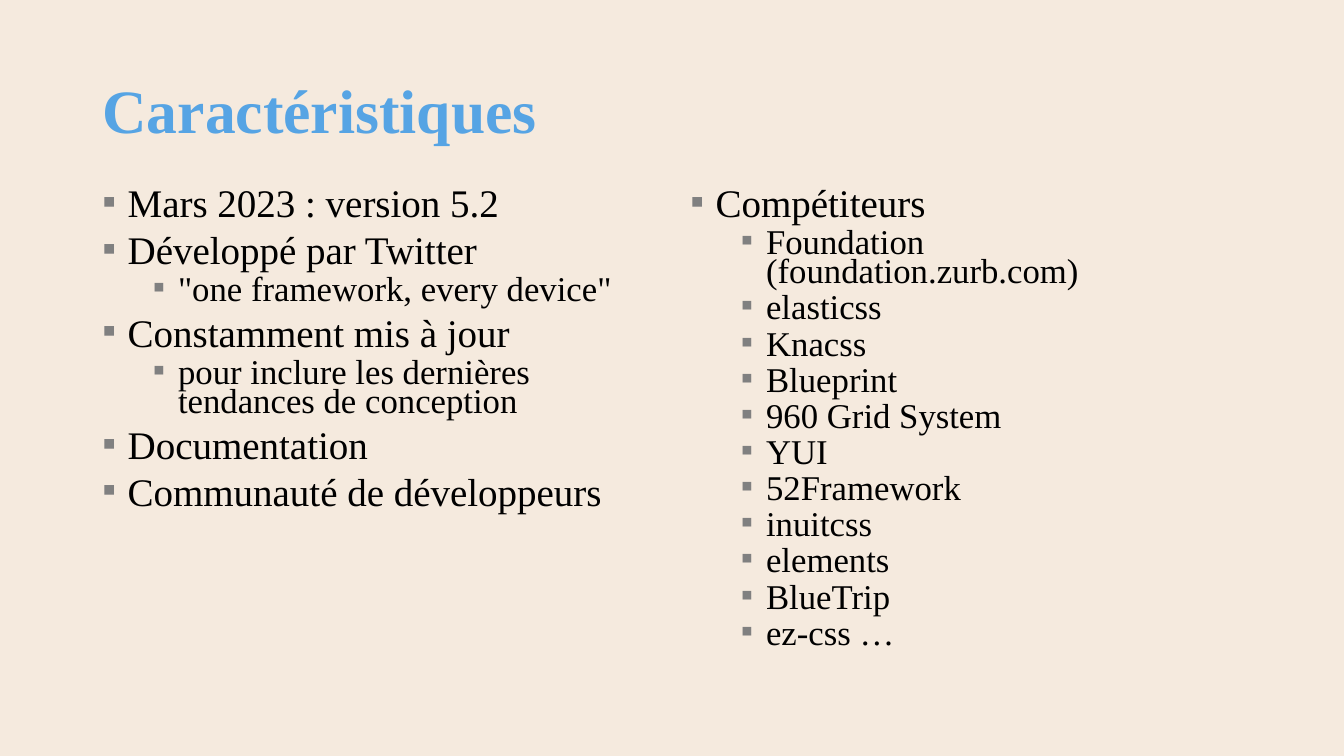
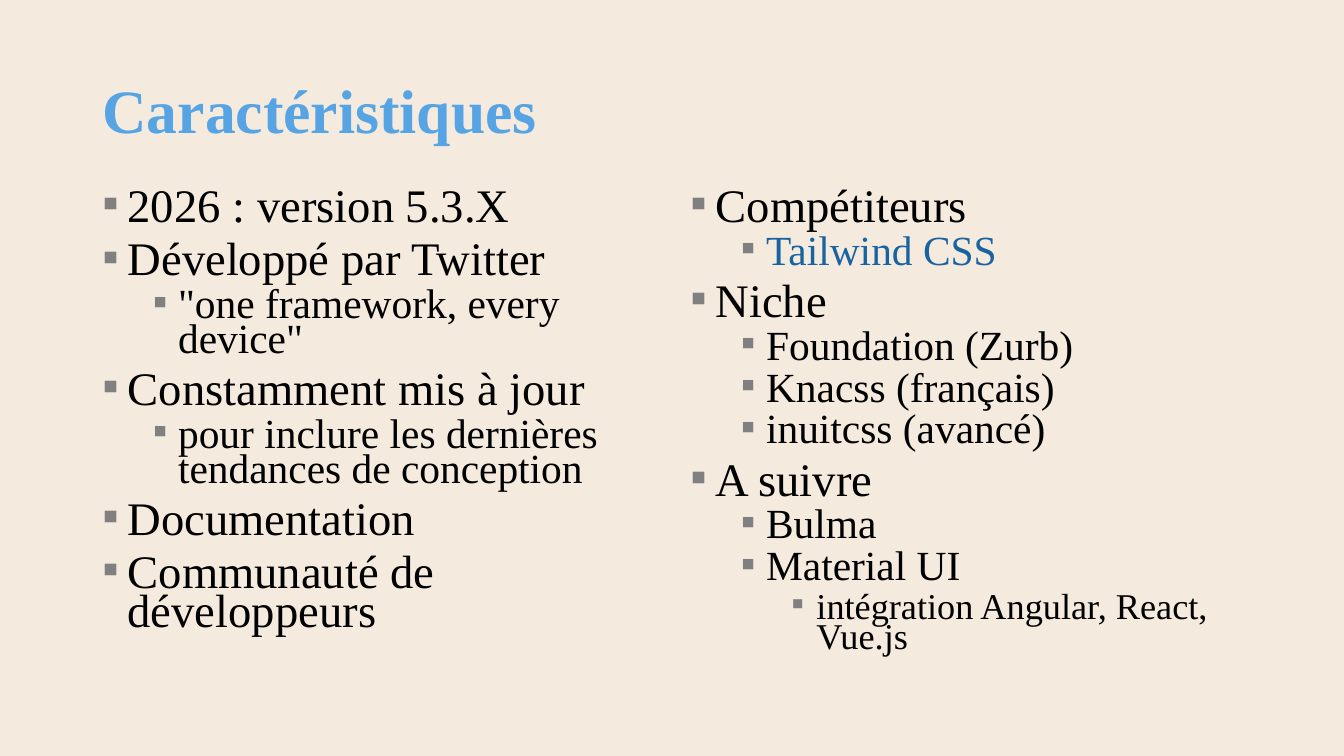
Before and after one commit to AlainWafflard/4IPW3, a slide deck: slide 6 of syllabus/15_mise_en_forme_bootstrap/syllabus_15_bootstrap.pptx. Drawn at 1344x756 pixels with LibreOffice and Linux fonts; fonts in the diff are those of the drawing; background and template pictures are left out. Boxes give left, top, right and bottom in pixels: in the first picture for what was removed or moved away, otherwise in the second. Text is boxed around its words. In the diff, an @@ line names an element or a change of style, - is before the commit and + after.

Commit message:
2026/03/17 : - update chap 14 : visibility - update chap 15 : mise à jour du marché

```diff
--- a/syllabus/15_mise_en_forme_bootstrap/syllabus_15_bootstrap.pptx
+++ b/syllabus/15_mise_en_forme_bootstrap/syllabus_15_bootstrap.pptx
@@ text at box(128, 191, 510, 223): text changed; size 27.9 to 33.3 pt @@
-▪ Mars 2023 : version 5.2
+▪ 2026 : version 5.3.X
@@ text at box(716, 189, 967, 232): size 27.9 to 33.3 pt in "Compétiteurs" @@
@@ text at box(716, 236, 1208, 656): text changed; size 24.8 to 29.6 pt @@
-  ▪ Foundation (foundation.zurb.com)
-  ▪ elasticss
-  ▪ Knacss
-  ▪ Blueprint
-  ▪ 960 Grid System
-  ▪ YUI
-  ▪ 52Framework
-  ▪ inuitcss
-  ▪ elements
-  ▪ BlueTrip
-  ▪ ez-css …
+  ▪ Tailwind CSS
+▪ Niche
+  ▪ Foundation (Zurb)
+  ▪ Knacss (français)
+  ▪ inuitcss (avancé)
+▪ A suivre
+  ▪ Bulma
+  ▪ Material UI
+    ▪ intégration Angular, React, Vue.js
@@ text at box(128, 242, 598, 637): size 27.9 to 33.3 pt in "Développé par Twitter", "Constamment mis à jour", "Documentation", "Communauté de développeurs"; size 24.8 to 29.6 pt in ""one framework, every device"", "pour inclure les dernières tendances de conception" @@
```
Also in this commit, not shown: 19 other slides changed, 1 slide added, 15 other files.
